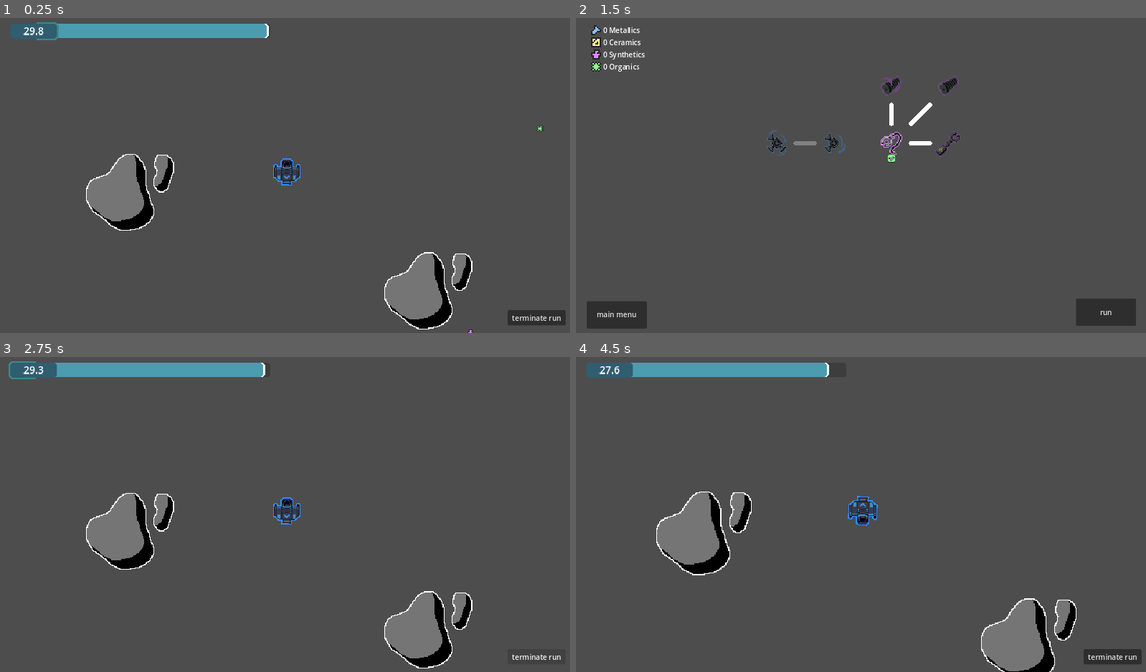
Above: before the commit, frames 1-4 (two rows, left to right).
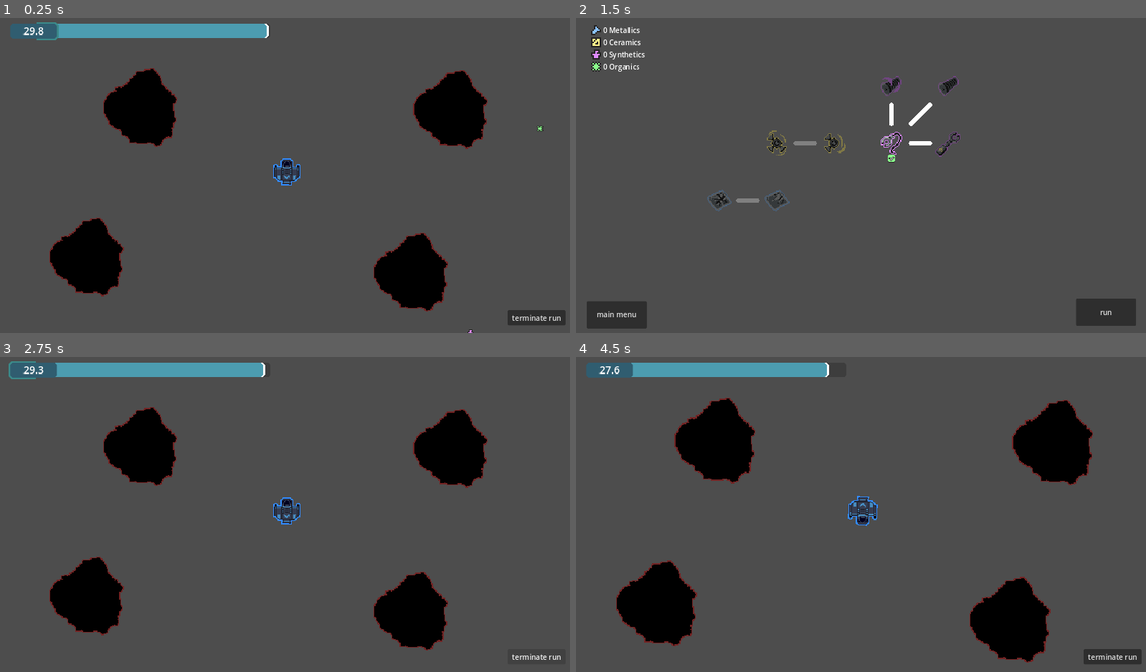
Above: after the commit, the same moments.

Repository: A5TR0spud/asterdrift_redshift
Game: Godot game, scene res://Scenes/World/World.tscn
The game is run twice, just before and just after one commit, with the same random seed, the same clock (stepped at 60 frames per second) and the same inputs. This scene is started directly instead of the project's main scene.
Inputs (mouse positions are in pixels of both pictures, inside the frame that each line leads up to):
- Up to frame 1 (0.25 s): no input
- Up to frame 2 (1.5 s): click "terminate run" at 0.5 s; click "Return To Hangar" at 1.25 s
- Up to frame 3 (2.75 s): click "run" at 2 s
- Up to frame 4 (4.5 s): move the mouse to (986, 495) at 2.77 s; hold D (strafe right) 2.78-3.53 s; tap Mouse wheel up (zoom in) at 2.85, 4.35 s; move the mouse to (747, 527) at 3.52 s; hold S (backward) 3.53-4.28 s; tap Mouse wheel down (zoom out) at 3.6 s; move the mouse to (918, 438) at 4.27 s; hold D (strafe right) from 4.28 s (still down)

The runs differ from the first frame. In frame 1, 12% of the frame differs, in the area x 8-86%, y 15-99%; in frame 2, 0.3%; in frame 3, 12%; in frame 4, 14%, in the area x 7-91%, y 12-100%.

Commit message:
hook changes with garage colors

Diff:
--- a/Scenes/Garage/Garage.tscn
+++ b/Scenes/Garage/Garage.tscn
@@ -344,14 +344,10 @@
 vertical_alignment = 1
 
 [node name="Camera2D" type="Camera2D" parent="."]
-zoom = Vector2(2, 2)
+zoom = Vector2(10, 10)
 
 [node name="Player" parent="." instance=ExtResource("1_ihjlj")]
-scale = Vector2(5, 5)
 IS_IN_GARAGE = true
-
-[node name="Blinkers" parent="Player/ShipVisuals" index="3"]
-self_modulate = Color(0, 0, 0, 1)
 
 [connection signal="pressed" from="CanvasLayer/Control/Back" to="." method="_on_back_pressed"]
 [connection signal="colorChanged" from="CanvasLayer/Control/ShipEditorVH/HullColor" to="." method="_on_hull_color_color_changed"]
--- a/Scenes/Hangar/UpgradeIcon/upgrade.tscn
+++ b/Scenes/Hangar/UpgradeIcon/upgrade.tscn
@@ -88,13 +88,13 @@
 theme_override_styles/normal = SubResource("StyleBoxEmpty_6hn16")
 
 [node name="IsAvailableIcon" type="Sprite2D" parent="MainIcon"]
-visible = false
-rotation = 0.184157
-scale = Vector2(1.26409, 1.26409)
+rotation = 0.261169
+scale = Vector2(1.36936, 1.36936)
 texture = ExtResource("3_yu8kn")
 script = ExtResource("4_dkm4s")
 
 [node name="BooleanIcon" type="Sprite2D" parent="MainIcon"]
+visible = false
 position = Vector2(0, 17)
 texture = ExtResource("6_pugof")
 
@@ -118,7 +118,7 @@
 
 [node name="Levels" type="Label" parent="Tooltip/Top"]
 layout_mode = 2
-text = "1/1"
+text = "0/1"
 label_settings = SubResource("LabelSettings_annhj")
 horizontal_alignment = 2
 
--- a/Scenes/Hangar/hangar.tscn
+++ b/Scenes/Hangar/hangar.tscn
@@ -11,6 +11,8 @@
 [ext_resource type="Texture2D" uid="uid://ycs5jlgpof0s" path="res://Assets/Hangar/Upgrades/XLSpool.png" id="9_palqs"]
 [ext_resource type="Texture2D" uid="uid://dvtjvjymygrxc" path="res://Assets/Hangar/Upgrades/HookPropel.png" id="10_hm2a6"]
 [ext_resource type="Texture2D" uid="uid://dpawtsvssygqv" path="res://Assets/Hangar/Upgrades/RapidWinch.png" id="11_l2t6d"]
+[ext_resource type="Texture2D" uid="uid://ijo3yry5je3j" path="res://Assets/Hangar/Upgrades/AbrRes.png" id="12_sjd7r"]
+[ext_resource type="Texture2D" uid="uid://hsit4gva755d" path="res://Assets/Hangar/Upgrades/BluntRes.png" id="13_h35e1"]
 
 [node name="Hangar" type="Node2D"]
 script = ExtResource("1_pl6hy")
@@ -88,7 +90,6 @@
 Improves rotation speed."
 INTERNAL_NAME = "RCSThrust"
 SPRITE = ExtResource("2_4ahhh")
-METAL_COST = 1
 CERAMIC_COST = 1
 
 [node name="AdvancedRCS" parent="TechTree" node_paths=PackedStringArray("PARENT_UPGRADE") instance=ExtResource("4_r883k")]
@@ -100,8 +101,7 @@
 INTERNAL_NAME = "AdvancedRCS"
 PARENT_UPGRADE = NodePath("../RCSThrust")
 SPRITE = ExtResource("7_3ljve")
-METAL_COST = 2
-CERAMIC_COST = 1
+CERAMIC_COST = 2
 SYNTHETIC_COST = 2
 
 [node name="ResourceHook" parent="TechTree" instance=ExtResource("4_r883k")]
@@ -146,5 +146,24 @@
 METAL_COST = 1
 SYNTHETIC_COST = 2
 
+[node name="AbrResistance" parent="TechTree" instance=ExtResource("4_r883k")]
+position = Vector2(-192, 64)
+NAME = "Abrasive-Resistant Hull"
+DESCRIPTION = "Damage taken from rotating collisions is halved."
+INTERNAL_NAME = "AbrResistance"
+SPRITE = ExtResource("12_sjd7r")
+METAL_COST = 2
+CERAMIC_COST = 2
+
+[node name="BluntRes" parent="TechTree" node_paths=PackedStringArray("PARENT_UPGRADE") instance=ExtResource("4_r883k")]
+position = Vector2(-320, 64)
+NAME = "Crush-Resistant Hull"
+DESCRIPTION = "Damage taken from moving collisions is halved."
+INTERNAL_NAME = "BluntRes"
+PARENT_UPGRADE = NodePath("../AbrResistance")
+SPRITE = ExtResource("13_h35e1")
+METAL_COST = 3
+SYNTHETIC_COST = 1
+
 [connection signal="pressed" from="CanvasLayer/Control/run" to="CanvasLayer/Control" method="_on_run_pressed"]
 [connection signal="pressed" from="CanvasLayer/Control/main menu" to="CanvasLayer/Control" method="_on_main_menu_pressed"]
--- a/Scenes/Hangar/tech_tree.gd
+++ b/Scenes/Hangar/tech_tree.gd
@@ -2,5 +2,10 @@
 
 
 func _ready():
+	_reloadChildren(0)
+	for child : Upgrade in get_children():
+		child.upgrade_successfully_bought.connect(_reloadChildren)
+
+func _reloadChildren(_ignored):
 	for child : Upgrade in get_children():
 		child.ReloadVisible()
--- a/Scenes/Player/Player.tscn
+++ b/Scenes/Player/Player.tscn
@@ -29,13 +29,25 @@
 atlas = ExtResource("14_sk8mm")
 region = Rect2(0, 7, 4, 7)
 
+[sub_resource type="AtlasTexture" id="AtlasTexture_0mogm"]
+atlas = ExtResource("14_sk8mm")
+region = Rect2(0, 17, 4, 7)
+
 [sub_resource type="AtlasTexture" id="AtlasTexture_nfpwv"]
 atlas = ExtResource("14_sk8mm")
 region = Rect2(0, 0, 3.9, 7)
 
+[sub_resource type="AtlasTexture" id="AtlasTexture_5pmms"]
+atlas = ExtResource("14_sk8mm")
+region = Rect2(0, 14, 3, 4)
+
 [sub_resource type="AtlasTexture" id="AtlasTexture_seq18"]
 atlas = ExtResource("14_sk8mm")
 region = Rect2(0, 0, 4, 7)
+
+[sub_resource type="AtlasTexture" id="AtlasTexture_g53c2"]
+atlas = ExtResource("14_sk8mm")
+region = Rect2(0, 14, 3, 4)
 
 [node name="Player" type="RigidBody2D" node_paths=PackedStringArray("Stats")]
 rotation = -1.5708
@@ -87,7 +99,7 @@
 texture = ExtResource("8_a3clv")
 
 [node name="Blinkers" type="Sprite2D" parent="ShipVisuals"]
-self_modulate = Color(0, 0, 0, 1)
+self_modulate = Color(1, 0, 0, 1)
 z_index = 4
 texture = ExtResource("9_mirtk")
 script = ExtResource("4_tpib4")
@@ -123,7 +135,7 @@
 
 [node name="GrabBox" type="Area2D" parent="Manipulator"]
 z_index = 110
-position = Vector2(16.1502, 27.6255)
+position = Vector2(21.7049, 23.5138)
 collision_layer = 0
 collision_mask = 8
 monitorable = false
@@ -134,9 +146,10 @@
 debug_color = Color(0.7, 0.583333, 0, 0)
 
 [node name="BaseSprite" type="Node2D" parent="Manipulator"]
-rotation = -0.529028
+rotation = -0.745416
 
 [node name="ArmSprite" type="Sprite2D" parent="Manipulator/BaseSprite"]
+self_modulate = Color(0.211765, 0.239216, 0.321569, 1)
 z_index = -1
 position = Vector2(0, 19)
 scale = Vector2(0.999866, 0.999866)
@@ -145,7 +158,15 @@
 offset = Vector2(-2, 1)
 flip_v = true
 
+[node name="ArmAccent" type="Sprite2D" parent="Manipulator/BaseSprite/ArmSprite"]
+self_modulate = Color(0.278431, 0.54902, 0.74902, 1)
+texture = SubResource("AtlasTexture_0mogm")
+centered = false
+offset = Vector2(-2, 1)
+flip_v = true
+
 [node name="RHSGrabber" type="Sprite2D" parent="Manipulator/BaseSprite/ArmSprite"]
+self_modulate = Color(0.211765, 0.239216, 0.321569, 1)
 position = Vector2(-0.000115806, 7.5)
 rotation = 0.785398
 texture = SubResource("AtlasTexture_nfpwv")
@@ -153,7 +174,14 @@
 offset = Vector2(-3, -1)
 flip_v = true
 
+[node name="RHSGAccent" type="Sprite2D" parent="Manipulator/BaseSprite/ArmSprite/RHSGrabber"]
+self_modulate = Color(0.278431, 0.54902, 0.74902, 1)
+texture = SubResource("AtlasTexture_5pmms")
+centered = false
+offset = Vector2(-3, 3)
+
 [node name="LHSGrabber" type="Sprite2D" parent="Manipulator/BaseSprite/ArmSprite"]
+self_modulate = Color(0.211765, 0.239216, 0.321569, 1)
 position = Vector2(-0.000115806, 7.5)
 rotation = -0.785398
 texture = SubResource("AtlasTexture_seq18")
@@ -161,12 +189,19 @@
 offset = Vector2(-1, -1)
 flip_h = true
 flip_v = true
+
+[node name="LHSGAccent" type="Sprite2D" parent="Manipulator/BaseSprite/ArmSprite/LHSGrabber"]
+self_modulate = Color(0.278431, 0.54902, 0.74902, 1)
+texture = SubResource("AtlasTexture_g53c2")
+centered = false
+offset = Vector2(0, 3)
 
 [node name="Extendo" type="Line2D" parent="Manipulator/BaseSprite"]
 z_index = -2
 points = PackedVector2Array(0, 0, 0, 20)
 width = 1.0
-default_color = Color(0.145098, 0.141176, 0.141176, 1)
-
+default_color = Color(0.129412, 0.145098, 0.196078, 1)
+
+[connection signal="body_entered" from="." to="." method="_on_body_entered"]
 [connection signal="body_entered" from="Manipulator/ManipulatorArea" to="Manipulator" method="_on_manipulator_area_body_entered"]
 [connection signal="body_entered" from="Manipulator/GrabBox" to="Manipulator" method="_on_grab_box_body_entered"]
--- a/Scenes/Player/ShipVisuals.gd
+++ b/Scenes/Player/ShipVisuals.gd
@@ -76,6 +76,7 @@
 	#ResetSelfModulate()
 	if !readied:
 		return
+	#ship visuals
 	$Hull.modulate = HULL_COLOR
 	$Cockpit.modulate = COCKPIT_COLOR
 	$Accents.modulate = ACCENT_COLOR
@@ -86,3 +87,12 @@
 	$Blinkers.COLOR_INTERP = BLINKER_INTERPOLATION
 	$Inline.modulate = INLINE_COLOR
 	$Outline.modulate = OUTLINE_COLOR
+
+	#manipulator visuals
+	$"../Manipulator/BaseSprite/ArmSprite".self_modulate = HULL_COLOR
+	$"../Manipulator/BaseSprite/ArmSprite/ArmAccent".self_modulate = ACCENT_COLOR
+	$"../Manipulator/BaseSprite/ArmSprite/RHSGrabber".self_modulate = HULL_COLOR
+	$"../Manipulator/BaseSprite/ArmSprite/LHSGrabber".self_modulate = HULL_COLOR
+	$"../Manipulator/BaseSprite/ArmSprite/RHSGrabber/RHSGAccent".self_modulate = ACCENT_COLOR
+	$"../Manipulator/BaseSprite/ArmSprite/LHSGrabber/LHSGAccent".self_modulate = ACCENT_COLOR
+	$"../Manipulator/BaseSprite/Extendo".default_color = INLINE_COLOR
--- a/Scenes/Player/manipulator.gd
+++ b/Scenes/Player/manipulator.gd
@@ -60,6 +60,7 @@
 	#set target position
 	if Target != null:
 		TargetPosition = Target.global_position - global_position
+		RetractPosition = TargetPosition
 	else:
 		TargetPosition = Vector2(0, 0)
 
--- a/Scenes/Player/player.gd
+++ b/Scenes/Player/player.gd
@@ -10,6 +10,8 @@
 @export var IS_IN_GARAGE : bool = false
 @export var CAN_MOVE : bool = true
 @export @onready var Stats : PlayerStatBlock = $PlayerStatBlock
+
+signal damage(amount: float)
 
 var _inputDir : Vector2
 
@@ -128,3 +130,22 @@
 	y = Manipulator.RETRACT_SPEED
 	y += 32 * UpgradesManager.Load("RapidWinch")
 	Manipulator.RETRACT_SPEED = y
+
+func _on_body_entered(body : PhysicsBody2D):
+	if body is not RigidBody2D:
+		return
+	var other: RigidBody2D = body
+	#4 is dangerous collision
+	if body.collision_layer & 4:
+		var blunt: float = Vector2(self.linear_velocity - other.linear_velocity).length()
+		var abrasion: float = 0.5 * self.angular_velocity + other.angular_velocity
+
+		var abrasionResistance = UpgradesManager.Load("AbrResistance") + 1
+		var bluntResistance = UpgradesManager.Load("BluntRes") + 1
+		var grace = 5
+
+		var damage = (blunt / bluntResistance) + (abrasion / abrasionResistance) - grace
+		damage = maxf(damage, 0)
+		#print("Player took damage: ", damage)
+
+		emit_signal("damage", damage)
--- /dev/null
+++ b/Scenes/World/Decoration/asteroid.tscn
@@ -0,0 +1,24 @@
+[gd_scene load_steps=4 format=3 uid="uid://ctcwf45fx53pw"]
+
+[ext_resource type="Shader" path="res://Shaders/BasicOutliner.gdshader" id="1_6cy2n"]
+[ext_resource type="Texture2D" uid="uid://bwoywwdghbg6k" path="res://Assets/Asteroids/Asteroid1.png" id="2_0hmh7"]
+
+[sub_resource type="ShaderMaterial" id="ShaderMaterial_wfgvo"]
+shader = ExtResource("1_6cy2n")
+shader_parameter/outline_color = Color(0.45, 0.1395, 0.1395, 1)
+
+[node name="Asteroid" type="RigidBody2D"]
+collision_layer = 5
+collision_mask = 7
+input_pickable = true
+mass = 50.0
+gravity_scale = 0.0
+contact_monitor = true
+max_contacts_reported = 1
+
+[node name="Icon" type="Sprite2D" parent="."]
+material = SubResource("ShaderMaterial_wfgvo")
+texture = ExtResource("2_0hmh7")
+
+[node name="ComplexCollider" type="CollisionPolygon2D" parent="."]
+polygon = PackedVector2Array(15, -45, 23, -27, 40, -9, 36, -2, 37, 12, 34, 31, 25, 33, 20, 42, 9, 38, -14, 38, -20, 30, -35, 18, -44, -2, -36, -16, -27, -23, -13, -29, -5, -41)
--- a/Scenes/World/World.tscn
+++ b/Scenes/World/World.tscn
@@ -1,12 +1,11 @@
-[gd_scene load_steps=17 format=3 uid="uid://depkd23s70wtg"]
+[gd_scene load_steps=14 format=3 uid="uid://depkd23s70wtg"]
 
 [ext_resource type="Script" path="res://Scenes/World/world.gd" id="1_1esw0"]
 [ext_resource type="PackedScene" uid="uid://dkounxxjgekmy" path="res://Scenes/Player/Player.tscn" id="1_83k77"]
 [ext_resource type="Script" path="res://Scenes/Player/camera.gd" id="3_jlwng"]
-[ext_resource type="Shader" path="res://Shaders/BasicOutliner.gdshader" id="4_0fsed"]
-[ext_resource type="Texture2D" uid="uid://bwoywwdghbg6k" path="res://Assets/Asteroids/Asteroid1.png" id="4_nsdby"]
 [ext_resource type="PackedScene" uid="uid://dl5fg1ej0bimi" path="res://Scenes/Utilities/ResourceScore/resource_counter.tscn" id="5_op3xx"]
 [ext_resource type="Script" path="res://Scenes/World/stats_panel.gd" id="5_ukl6o"]
+[ext_resource type="PackedScene" uid="uid://ctcwf45fx53pw" path="res://Scenes/World/Decoration/asteroid.tscn" id="7_mfl33"]
 [ext_resource type="Script" path="res://Scenes/World/decoration_spawner.gd" id="8_fn0el"]
 
 [sub_resource type="StyleBoxFlat" id="StyleBoxFlat_y5hp0"]
@@ -45,13 +44,6 @@
 [sub_resource type="StyleBoxFlat" id="StyleBoxFlat_8lcpg"]
 bg_color = Color(0.2322, 0.54, 0.54, 1)
 corner_detail = 1
-
-[sub_resource type="ShaderMaterial" id="ShaderMaterial_ym2gn"]
-shader = ExtResource("4_0fsed")
-shader_parameter/outline_color = Color(1, 1, 1, 1)
-
-[sub_resource type="CircleShape2D" id="CircleShape2D_wbndy"]
-radius = 45.0999
 
 [node name="World" type="Node2D"]
 script = ExtResource("1_1esw0")
@@ -212,25 +204,37 @@
 layout_mode = 2
 text = "Return To Hangar"
 
-[node name="RigidBody2D" type="RigidBody2D" parent="."]
-position = Vector2(-173, 20)
-collision_layer = 5
-collision_mask = 3
-collision_priority = 5.0
-mass = 50.0
-
-[node name="Asteroid1" type="Sprite2D" parent="RigidBody2D"]
-material = SubResource("ShaderMaterial_ym2gn")
-texture = ExtResource("4_nsdby")
-
-[node name="CollisionShape2D" type="CollisionShape2D" parent="RigidBody2D"]
-shape = SubResource("CircleShape2D_wbndy")
-
-[node name="Asteroid2" type="Sprite2D" parent="."]
-material = SubResource("ShaderMaterial_ym2gn")
-position = Vector2(160, 130)
-texture = ExtResource("4_nsdby")
-
+[node name="Asteroid" parent="." instance=ExtResource("7_mfl33")]
+position = Vector2(-162, -71)
+
+[node name="Asteroid2" parent="." instance=ExtResource("7_mfl33")]
+position = Vector2(140, 113)
+
+[node name="Asteroid3" parent="." instance=ExtResource("7_mfl33")]
+position = Vector2(184, -69)
+
+[node name="Asteroid4" parent="." instance=ExtResource("7_mfl33")]
+position = Vector2(-222, 96)
+
+[node name="Asteroid5" parent="." instance=ExtResource("7_mfl33")]
+position = Vector2(63, 261)
+
+[node name="Asteroid6" parent="." instance=ExtResource("7_mfl33")]
+position = Vector2(-200, -396)
+
+[node name="Asteroid7" parent="." instance=ExtResource("7_mfl33")]
+position = Vector2(592, -349)
+
+[node name="Asteroid8" parent="." instance=ExtResource("7_mfl33")]
+position = Vector2(-476, 352)
+
+[node name="Asteroid9" parent="." instance=ExtResource("7_mfl33")]
+position = Vector2(-631, 57)
+
+[node name="Asteroid10" parent="." instance=ExtResource("7_mfl33")]
+position = Vector2(681, 258)
+
+[connection signal="damage" from="Player" to="." method="_on_player_damage"]
 [connection signal="pressed" from="CanvasLayer/Control/EndRunButton" to="." method="_on_end_run_button_pressed"]
 [connection signal="pressed" from="CanvasLayer/Control/EndRunScreenControl/VBoxContainer/NewRun" to="." method="_on_new_run_pressed"]
 [connection signal="pressed" from="CanvasLayer/Control/EndRunScreenControl/VBoxContainer/ReturnToHangar" to="." method="_on_return_to_hangar_pressed"]
--- a/Scenes/World/world.gd
+++ b/Scenes/World/world.gd
@@ -56,3 +56,7 @@
 func _on_return_to_hangar_pressed():
 	MaterialsManager.Save()
 	get_tree().change_scene_to_file("res://Scenes/Hangar/hangar.tscn")
+
+
+func _on_player_damage(amount):
+	TimeLeft -= amount
Binary file changed: Assets/Asteroids/Asteroid1.png
Binary file added: Assets/Hangar/Upgrades/AbrRes.png
Not shown, added: Assets/Hangar/Upgrades/AbrRes.png.import
Binary file added: Assets/Hangar/Upgrades/BluntRes.png
Not shown, added: Assets/Hangar/Upgrades/BluntRes.png.import
Binary file changed: Assets/Hangar/Upgrades/RotationSpeed0.png
Binary file changed: Assets/Hangar/Upgrades/RotationSpeed1.png
Binary file changed: Assets/Ships/Upgrades/Manipulator.png
Not shown: 1 places in Scenes/Hangar/hangar.tscn that only renumber resources
Not shown: 1 places in Scenes/Player/Player.tscn that only renumber resources
